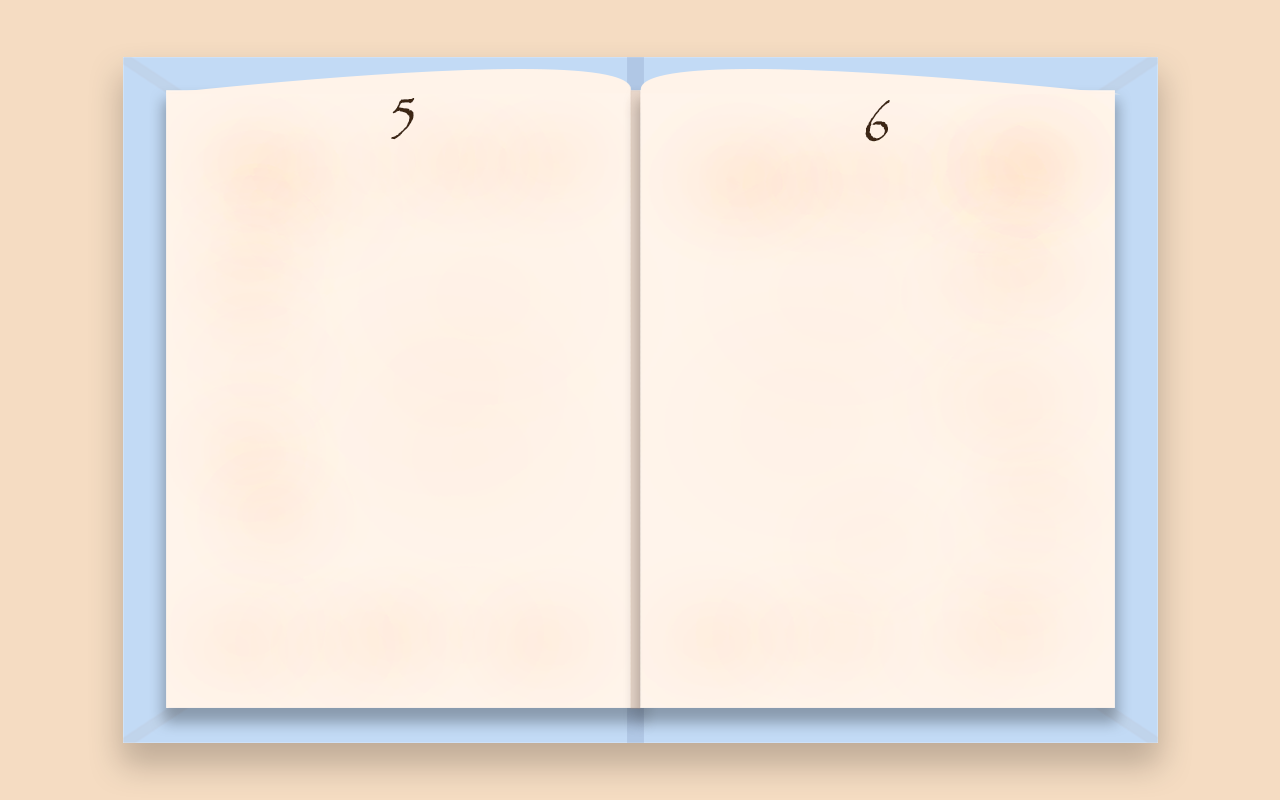
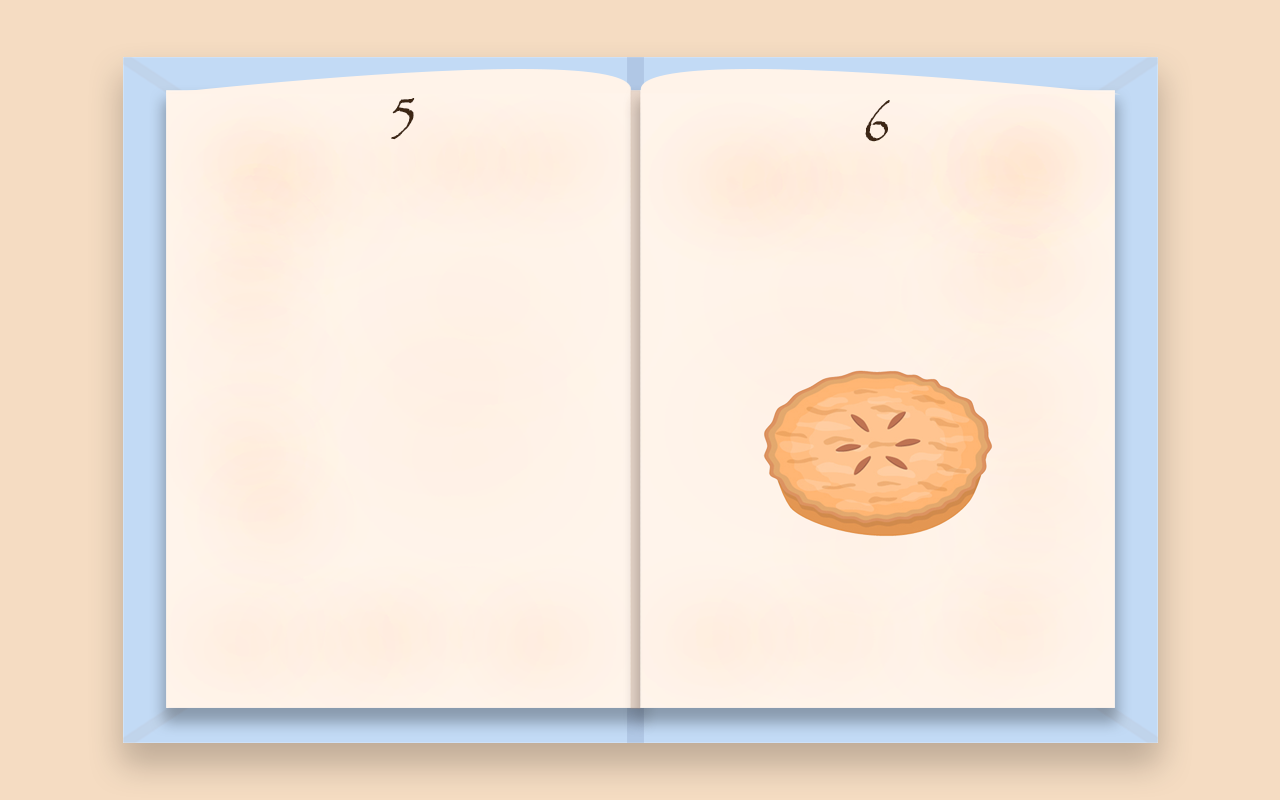
Comparing the layer stacks of the two 1280x800 images. Changes:
showed "small pie", painted on it over [763, 370, 993, 537]
